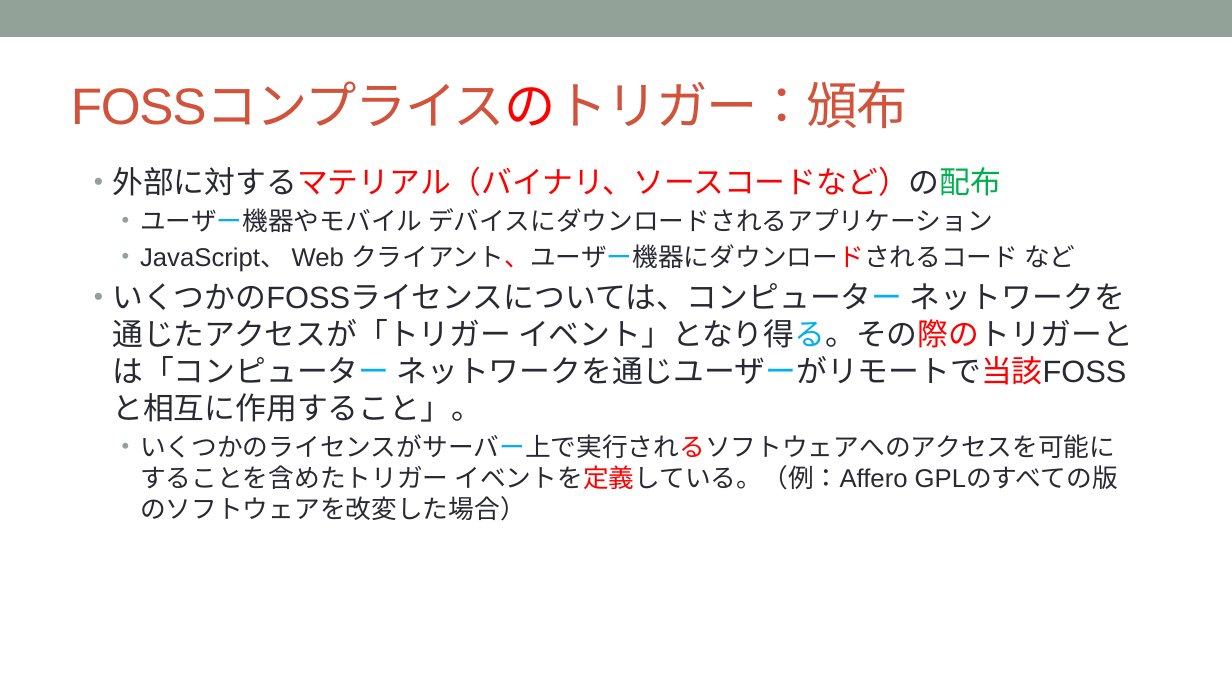
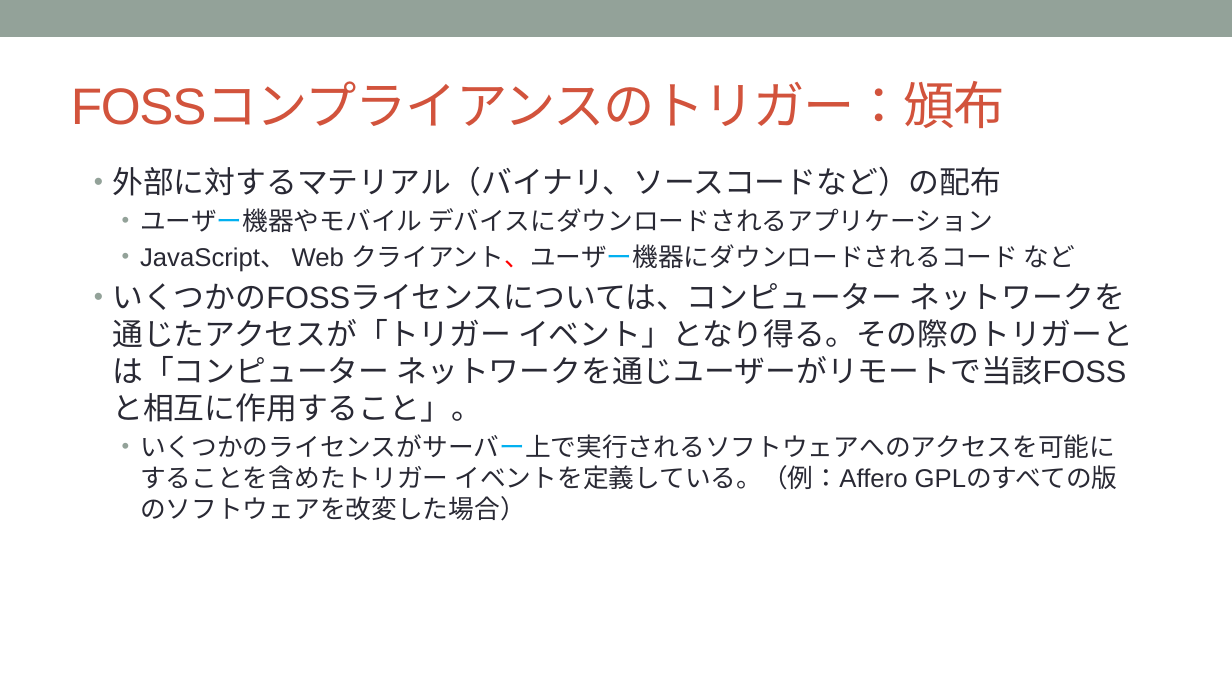
Before and after one commit to OpenChain-Project/Curriculum-Translation-JP, a slide deck: slide 27 of RC/openchain-curriculum-release-2-jp_rc1.0.pptx. Drawn at 1232x693 pixels with LibreOffice and Linux fonts; fonts in the diff are those of the drawing; background and template pictures are left out. Boxes give left, top, right and bottom in pixels: in the first picture for what was removed or moved away, otherwise in the second. Text is boxed around its words. In the diff, an @@ line names an element or a change of style, - is before the commit and + after.

```diff
--- a/RC/openchain-curriculum-release-2-jp_rc1.0.pptx
+++ b/RC/openchain-curriculum-release-2-jp_rc1.0.pptx
@@ title at (71, 83, 1005, 128): text changed @@
-FOSSコンプライスのトリガー：頒布
+FOSSコンプライアンスのトリガー：頒布
@@ text at (112, 167, 1133, 490): text colour #FF0000 to #292934 in "外部に対するマテリアル（バイナリ、ソースコードなど）の配布", "クライアント、ユーザー機器にダウンロードされるコード", "イベント」となり得る。その際のトリガーとは「コンピューター ネットワークを通じユーザーがリモートで当該FOSSと相互に作 ...", "いくつかのライセンスがサーバー上で実行されるソフトウェアへのアクセスを可能にすることを含めたトリガー イベントを定義して ..."; text colour #00B050 to #292934 in "外部に対するマテリアル（バイナリ、ソースコードなど）の配布"; text colour #00B0F0 to #292934 in "いくつかのFOSSライセンスについては、コンピューター イベント」となり得る。その際のトリガーとは「コンピューター ネッ ..." @@
```
Also in this commit, not shown: 21 other slides changed.
